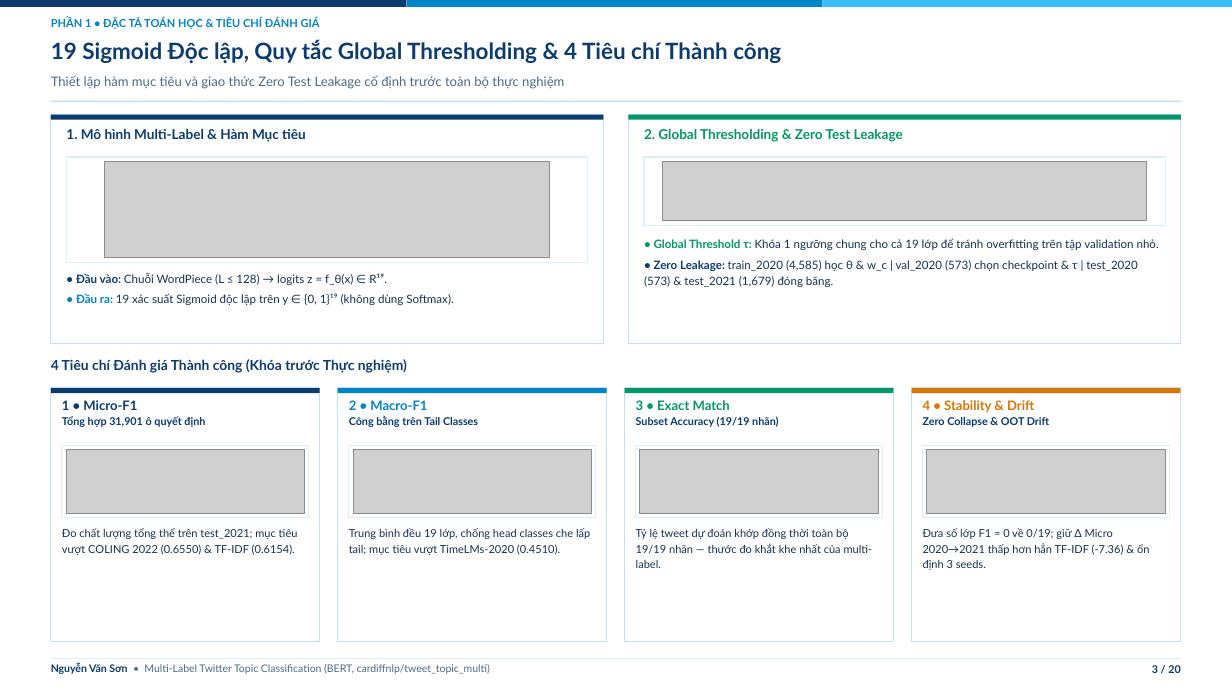
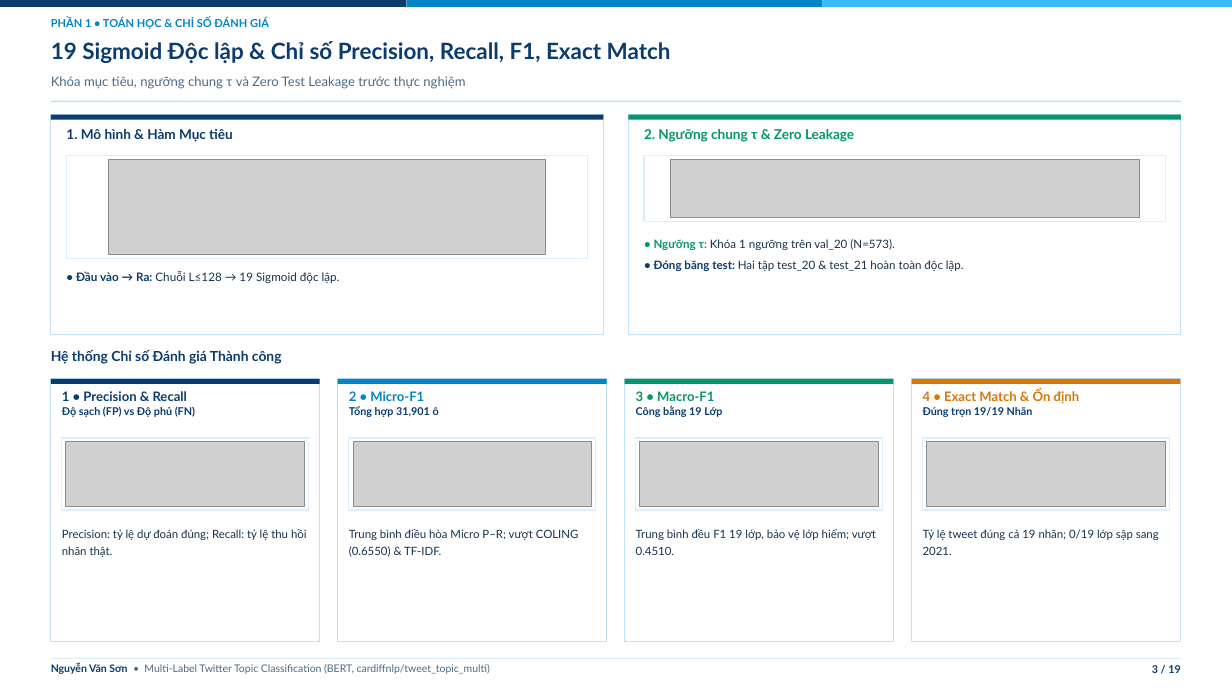
Before and after one commit to cakho6179/tweet_topic_benchmark, a slide deck: slide 3 of presentation/tweet_topic_bert_evaluation.pptx. Drawn at 1232x693 pixels with LibreOffice and Linux fonts; fonts in the diff are those of the drawing; grey boxes stand for pictures; background and template pictures are left out. Boxes give left, top, right and bottom in pixels: in the first picture for what was removed or moved away, otherwise in the second. Text is boxed around its words. In the diff, an @@ line names an element or a change of style, - is before the commit and + after.

```diff
--- a/presentation/tweet_topic_bert_evaluation.pptx
+++ b/presentation/tweet_topic_bert_evaluation.pptx
@@ text at [51,18,269,29]: text changed @@
-PHẦN 1 • ĐẶC TẢ TOÁN HỌC & TIÊU CHÍ ĐÁNH GIÁ
+PHẦN 1 • TOÁN HỌC & CHỈ SỐ ĐÁNH GIÁ
@@ text at [51,41,671,63]: text changed @@
-19 Sigmoid Độc lập, Quy tắc Global Thresholding & 4 Tiêu chí Thành công
+19 Sigmoid Độc lập & Chỉ số Precision, Recall, F1, Exact Match
@@ text at [51,76,465,89]: text changed @@
-Thiết lập hàm mục tiêu và giao thức Zero Test Leakage cố định trước toàn bộ thực nghiệm
+Khóa mục tiêu, ngưỡng chung τ và Zero Test Leakage trước thực nghiệm
@@ rectangle: place and size @@
-rectangle at [51,115,604,344]
+rectangle at [51,115,604,335]
@@ rectangle: place and size @@
-rectangle at [628,115,1181,344]
+rectangle at [628,115,1181,335]
@@ text at [66,129,233,142]: text changed @@
-1. Mô hình Multi-Label & Hàm Mục tiêu
+1. Mô hình & Hàm Mục tiêu
@@ text at [644,129,854,142]: text changed @@
-2. Global Thresholding & Zero Test Leakage
+2. Ngưỡng chung τ & Zero Leakage
@@ picture: place and size @@
-picture at [104,162,550,258]
+picture at [108,160,545,254]
@@ rectangle: place and size @@
-rectangle at [644,157,1165,226]
+rectangle at [644,155,1165,222]
@@ picture: place and size @@
-picture at [663,162,1147,221]
+picture at [670,160,1140,217]
@@ text at [654,239,964,271]: text changed @@
-• Global Threshold τ: Khóa 1 ngưỡng chung cho cả 19 lớp để tránh overfitting trên tập validation nhỏ.
-• Zero Leakage: train_2020 (4,585) học θ & w_c | val_2020 (573) chọn checkpoint & τ | test_2020 (573) & test_2021 (1,679) đóng băng.
+• Ngưỡng τ: Khóa 1 ngưỡng trên val_20 (N=573).
+• Đóng băng test: Hai tập test_20 & test_21 hoàn toàn độc lập.
@@ text at [76,271,340,283]: text changed; size 9 to 9.1 pt @@
-• Đầu vào: Chuỗi WordPiece (L ≤ 128) → logits z = f_θ(x) ∈ R¹⁹.
-• Đầu ra: 19 xác suất Sigmoid độc lập trên y ∈ {0, 1}¹⁹ (không dùng Softmax).
+• Đầu vào → Ra: Chuỗi L≤128 → 19 Sigmoid độc lập.
@@ text at [51,350,282,364]: text changed @@
-4 Tiêu chí Đánh giá Thành công (Khóa trước Thực nghiệm)
+Hệ thống Chỉ số Đánh giá Thành công
@@ rectangle: place and size @@
-rectangle at [51,388,320,641]
+rectangle at [51,379,320,641]
@@ rectangle: place and size @@
-rectangle at [337,388,606,641]
+rectangle at [337,379,606,641]
@@ rectangle: place and size @@
-rectangle at [625,388,894,641]
+rectangle at [625,379,894,641]
@@ rectangle: place and size @@
-rectangle at [912,388,1181,641]
+rectangle at [912,379,1181,641]
@@ 4 rectangles: place and size @@
-4 rectangles at [51,388,1181,394]
+4 rectangles at [51,379,1181,384]
@@ text at [923,389,1080,417]: text changed; size 8.4 to 10.2 pt; text colour #0C3B6E to #D97706 @@
-4 • Stability & Drift
-Zero Collapse & OOT Drift
+4 • Exact Match & Ổn định
+Đúng trọn 19/19 Nhãn
@@ text at [62,391,195,417]: text changed @@
-1 • Micro-F1
-Tổng hợp 31,901 ô quyết định
+1 • Precision & Recall
+Độ sạch (FP) vs Độ phủ (FN)
@@ text at [349,391,439,417]: text changed @@
-2 • Macro-F1
-Công bằng trên Tail Classes
+2 • Micro-F1
+Tổng hợp 31,901 ô
@@ text at [636,391,722,417]: text changed @@
-3 • Exact Match
-Subset Accuracy (19/19 nhãn)
+3 • Macro-F1
+Công bằng 19 Lớp
@@ 4 rectangles, 4 pictures: place and size @@
-4 rectangles, 4 pictures at [62,445,1169,518]
+4 rectangles, 4 pictures at [62,438,1169,510]
@@ text at [62,529,307,557]: text changed; size 8.6 to 8.9 pt @@
-Đo chất lượng tổng thể trên test_2021; mục tiêu vượt COLING 2022 (0.6550) & TF-IDF (0.6154).
+Precision: tỷ lệ dự đoán đúng; Recall: tỷ lệ thu hồi nhãn thật.
@@ text at [349,529,579,557]: text changed; size 8.6 to 8.9 pt @@
-Trung bình đều 19 lớp, chống head classes che lấp tail; mục tiêu vượt TimeLMs-2020 (0.4510).
+Trung bình điều hòa Micro P–R; vượt COLING (0.6550) & TF-IDF.
@@ text at [636,529,876,555]: text changed; size 8.6 to 8.9 pt @@
-Tỷ lệ tweet dự đoán khớp đồng thời toàn bộ 19/19 nhãn — thước đo khắt khe nhất của multi-label.
+Trung bình đều F1 19 lớp, bảo vệ lớp hiếm; vượt 0.4510.
@@ text at [923,529,1159,555]: text changed; size 8.6 to 8.9 pt @@
-Đưa số lớp F1 = 0 về 0/19; giữ Δ Micro 2020→2021 thấp hơn hẳn TF-IDF (-7.36) & ổn định 3 seeds.
+Tỷ lệ tweet đúng cả 19 nhãn; 0/19 lớp sập sang 2021.
@@ text at [1152,665,1180,673]: text changed @@
-3 / 20
+3 / 19
```
Also in this commit, not shown: 11 other slides changed, 7 slides added, 8 slides removed, 16 other files.
